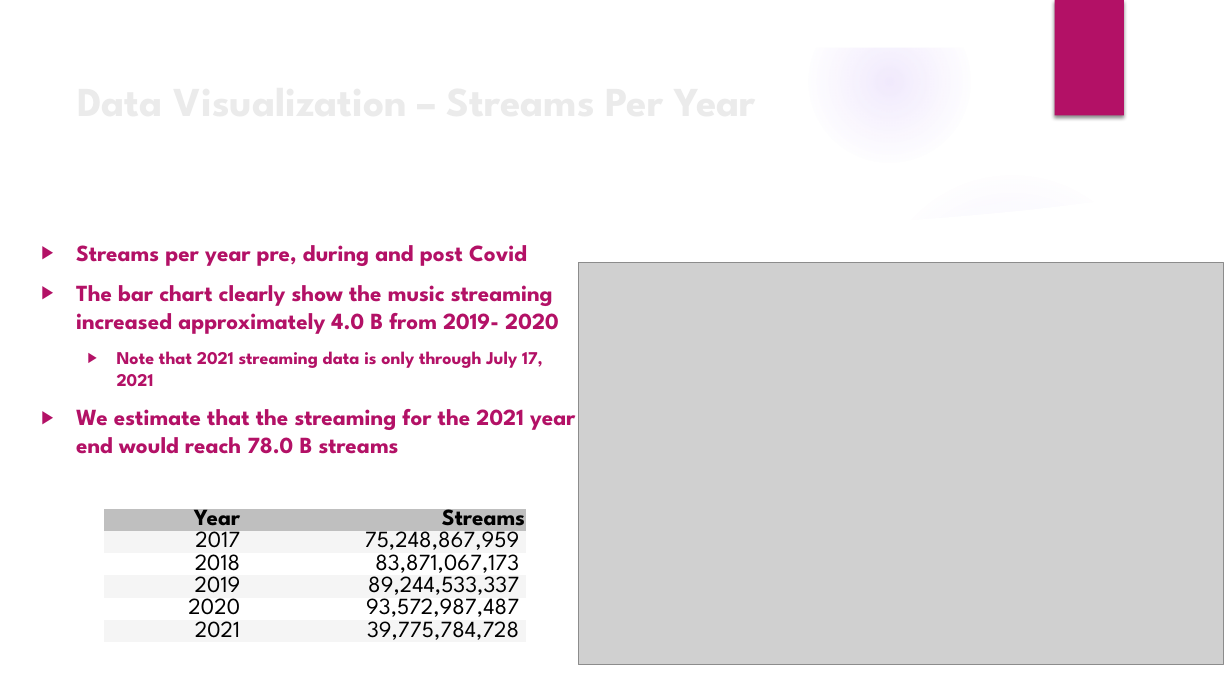
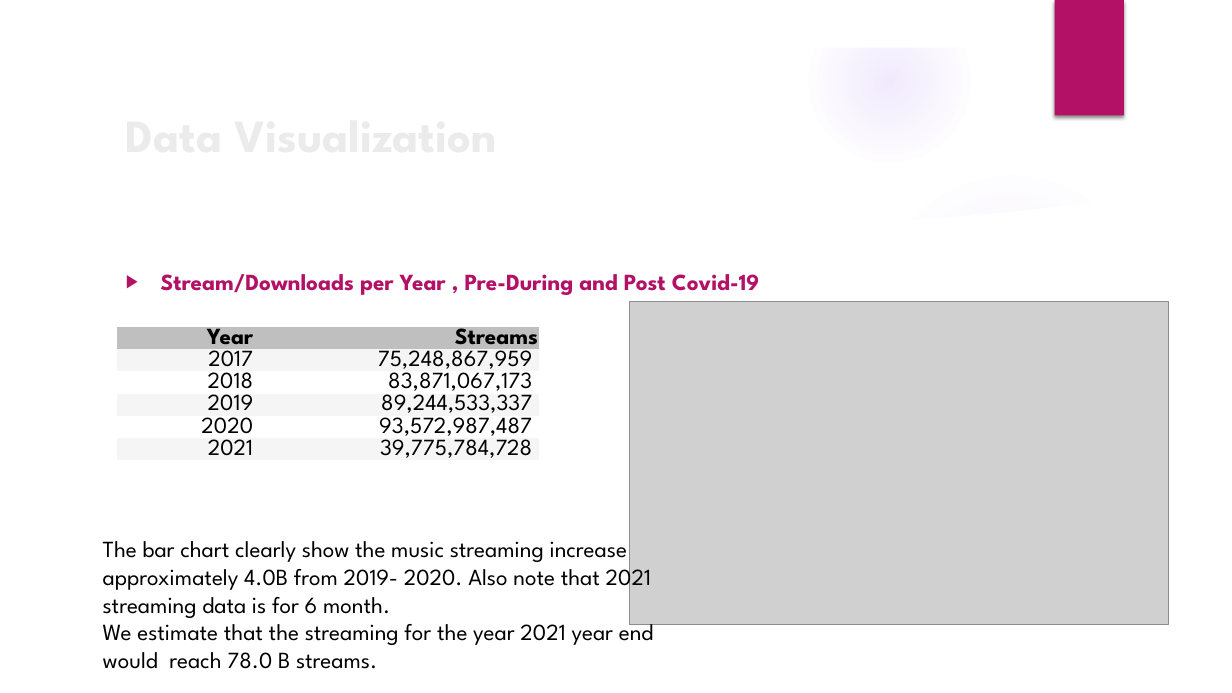
Before and after one commit to The-Music-Notes/Music_Data, a slide deck: slide 10 of Music Notes 2024.pptx (slide 12 before the commit). Drawn at 1232x693 pixels with LibreOffice and Linux fonts; fonts in the diff are those of the drawing; grey boxes stand for pictures; background and template pictures are left out. Boxes give left, top, right and bottom in pixels: in the first picture for what was removed or moved away, otherwise in the second. Text is boxed around its words. In the diff, an @@ line names an element or a change of style, - is before the commit and + after.

```diff
--- a/Music Notes 2024.pptx
+++ b/Music Notes 2024.pptx
@@ text at [161, 274, 759, 295]: text changed @@
-▶ Streams per year pre, during and post Covid
-▶ The bar chart clearly show the music streaming increased approximately 4.0 B from 2019- 2020
-  ▶ Note that 2021 streaming data is only through July 17, 2021
-▶ We estimate that the streaming for the 2021 year end would reach 78.0 B streams
+▶ Stream/Downloads per Year , Pre-During and Post Covid-19
@@ table: place and size @@
-table at [104, 508, 526, 680]
+table at [116, 327, 539, 673]
@@ picture: place and size @@
-picture at [579, 262, 1224, 665]
+picture at [629, 301, 1168, 625]
@@ title at [442, 502, 525, 532]: text changed; size 32 to 36 pt @@
-Data Visualization – Streams Per Year
+Data Visualization
@@ text added at [103, 541, 654, 669], 18 pt, text #000000 @@
+The bar chart clearly show the music streaming increase approximately 4.0B from 2019- 2020. Also note that 2021 streaming data is for 6 month.
+We estimate that the streaming for the year 2021 year end would reach 78.0 B streams.
```
Also in this commit, not shown: 7 other slides changed, 3 slides added, 7 slides removed, 4 other files.
